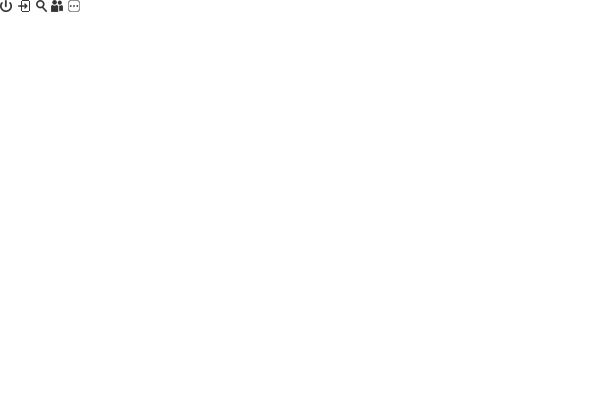
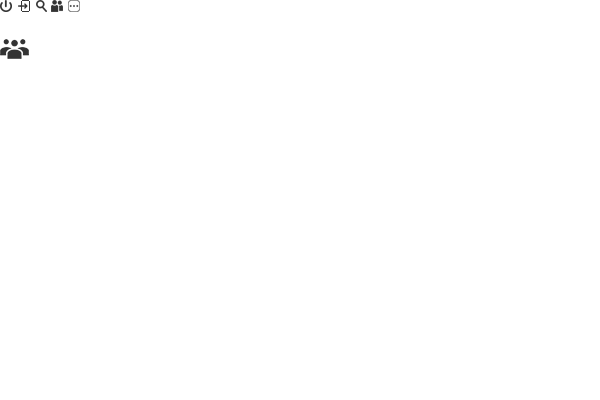
Two versions of the same layered image (600x400). Layer-by-layer changes:
added layer "레이어 3" above "레이어 2" over [0, 39, 29, 59]
